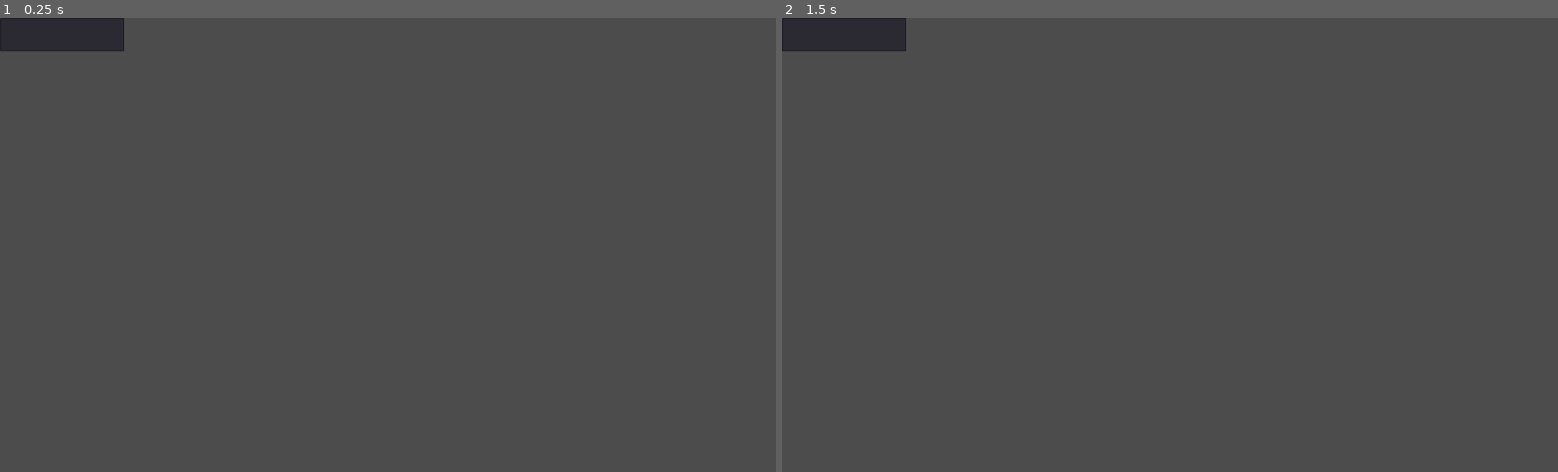
Above: before the commit, frames 1-2 (left to right).
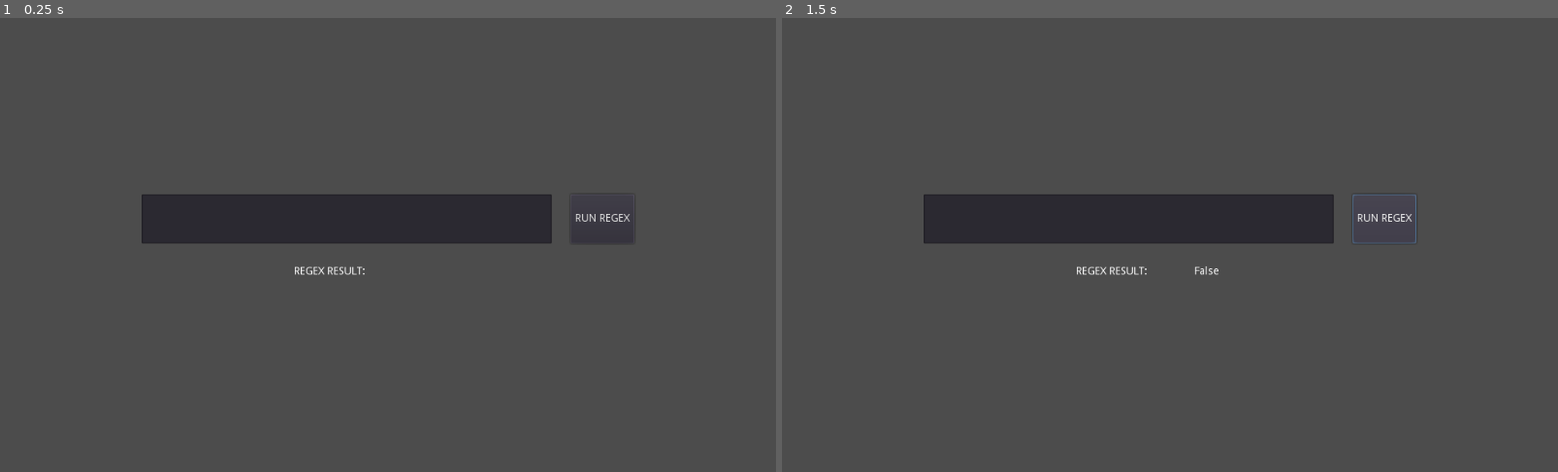
Above: after the commit, the same moments.

Repository: MrEliptik/line_edit_plus
Game: Godot game, scene res://test_scene.tscn
Two runs of this game, one before a commit and one after it. Both use one fixed random seed, a clock stepped at 60 frames per second and the inputs below.
Inputs (mouse positions are in pixels of both pictures, inside the frame that each line leads up to):
- Up to frame 1 (0.25 s): no input
- Up to frame 2 (1.5 s): click (1387, 217) at 0.5 s, where only the run after the commit has a clickable "RUN REGEX"; click (1387, 217) at 1.25 s, where only the run after the commit has a clickable "RUN REGEX"

The runs differ from the first frame. In frame 1, 7.0% of the frame differs, in the area x 0-82%, y 0-57%; in frame 2, 7.0%.

Commit message:
update the test scene

Diff:
--- /dev/null
+++ b/test_scene.gd
@@ -0,0 +1,9 @@
+extends Control
+
+func _ready() -> void:
+	pass
+
+func _on_Run_pressed() -> void:
+	var res = $"VBoxContainer/HBoxContainer/LineEdit+".run_regex()
+	print(res)
+	$VBoxContainer/HBoxContainer2/Result.text = str(res)
--- a/test_scene.tscn
+++ b/test_scene.tscn
@@ -1,19 +1,84 @@
-[gd_scene load_steps=2 format=2]
+[gd_scene load_steps=3 format=2]
 
 [ext_resource path="res://addons/line_edit_+/line_edit_node.gd" type="Script" id=1]
+[ext_resource path="res://test_scene.gd" type="Script" id=2]
 
 [node name="Test" type="Control"]
 anchor_right = 1.0
 anchor_bottom = 1.0
+script = ExtResource( 2 )
 __meta__ = {
 "_edit_use_anchors_": false
 }
 
-[node name="LineEdit+" type="LineEdit" parent="."]
-margin_right = 164.0
-margin_bottom = 44.0
+[node name="VBoxContainer" type="VBoxContainer" parent="."]
+anchor_left = 0.5
+anchor_top = 0.5
+anchor_right = 0.5
+anchor_bottom = 0.5
+margin_left = -325.0
+margin_top = -67.5
+margin_right = 325.0
+margin_bottom = 67.5
+__meta__ = {
+"_edit_use_anchors_": false
+}
+
+[node name="HBoxContainer" type="HBoxContainer" parent="VBoxContainer"]
+margin_right = 650.0
+margin_bottom = 65.0
+size_flags_horizontal = 3
+size_flags_vertical = 3
+custom_constants/separation = 25
+__meta__ = {
+"_edit_use_anchors_": false
+}
+
+[node name="LineEdit+" type="LineEdit" parent="VBoxContainer/HBoxContainer"]
+margin_right = 541.0
+margin_bottom = 65.0
+size_flags_horizontal = 3
+size_flags_vertical = 3
 script = ExtResource( 1 )
+__meta__ = {
+"_edit_use_anchors_": false
+}
 "Use Regex" = true
-"Predefined pattern" = 1
-"Prevent typing" = true
-Pattern = "[0-9]+"
+"Predefined pattern" = 5
+"Prevent typing" = false
+Pattern = "(?:[a-z0-9!#$%&'*+/=?^_`{|}~-]+(?:\\.[a-z0-9!#$%&'*+/=?^_`{|}~-]+)*|\"(?:[\\x01-\\x08\\x0b\\x0c\\x0e-\\x1f\\x21\\x23-\\x5b\\x5d-\\x7f]|\\\\[\\x01-\\x09\\x0b\\x0c\\x0e-\\x7f])*\")@(?:(?:[a-z0-9](?:[a-z0-9-]*[a-z0-9])?\\.)+[a-z0-9](?:[a-z0-9-]*[a-z0-9])?|\\[(?:(?:25[0-5]|2[0-4][0-9]|[01]?[0-9][0-9]?)\\.){3}(?:25[0-5]|2[0-4][0-9]|[01]?[0-9][0-9]?|[a-z0-9-]*[a-z0-9]:(?:[\\x01-\\x08\\x0b\\x0c\\x0e-\\x1f\\x21-\\x5a\\x53-\\x7f]|\\\\[\\x01-\\x09\\x0b\\x0c\\x0e-\\x7f])+)\\])"
+
+[node name="Run" type="Button" parent="VBoxContainer/HBoxContainer"]
+margin_left = 566.0
+margin_right = 650.0
+margin_bottom = 65.0
+text = "RUN REGEX"
+
+[node name="HBoxContainer2" type="HBoxContainer" parent="VBoxContainer"]
+margin_top = 69.0
+margin_right = 650.0
+margin_bottom = 135.0
+size_flags_horizontal = 3
+size_flags_vertical = 3
+alignment = 1
+
+[node name="Label" type="Label" parent="VBoxContainer/HBoxContainer2"]
+margin_left = 201.0
+margin_right = 295.0
+margin_bottom = 66.0
+size_flags_horizontal = 5
+size_flags_vertical = 1
+text = "REGEX RESULT:"
+align = 1
+valign = 1
+
+[node name="Result" type="Label" parent="VBoxContainer/HBoxContainer2"]
+margin_left = 299.0
+margin_right = 449.0
+margin_bottom = 66.0
+rect_min_size = Vector2( 150, 0 )
+size_flags_vertical = 1
+align = 1
+valign = 1
+
+[connection signal="pressed" from="VBoxContainer/HBoxContainer/Run" to="." method="_on_Run_pressed"]
